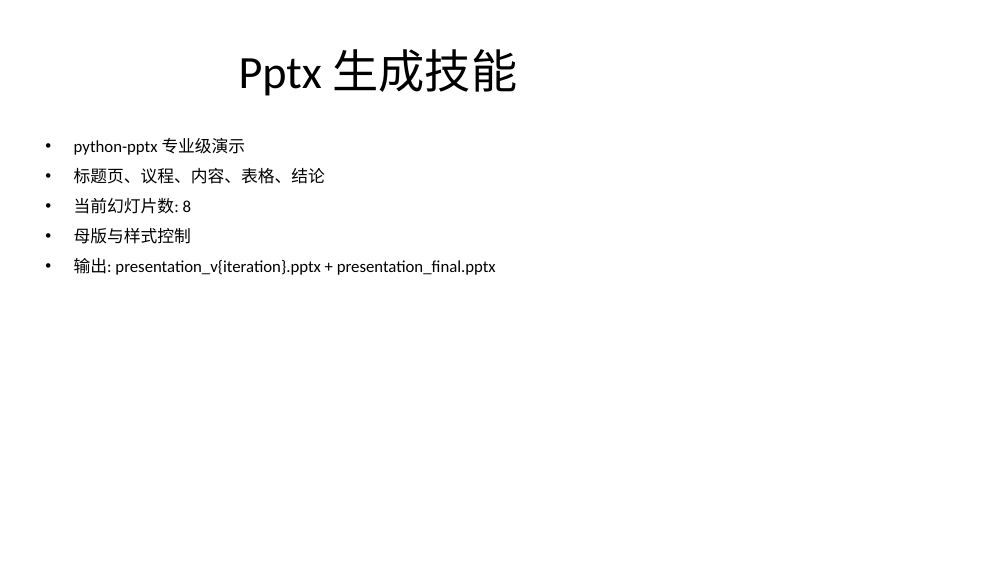
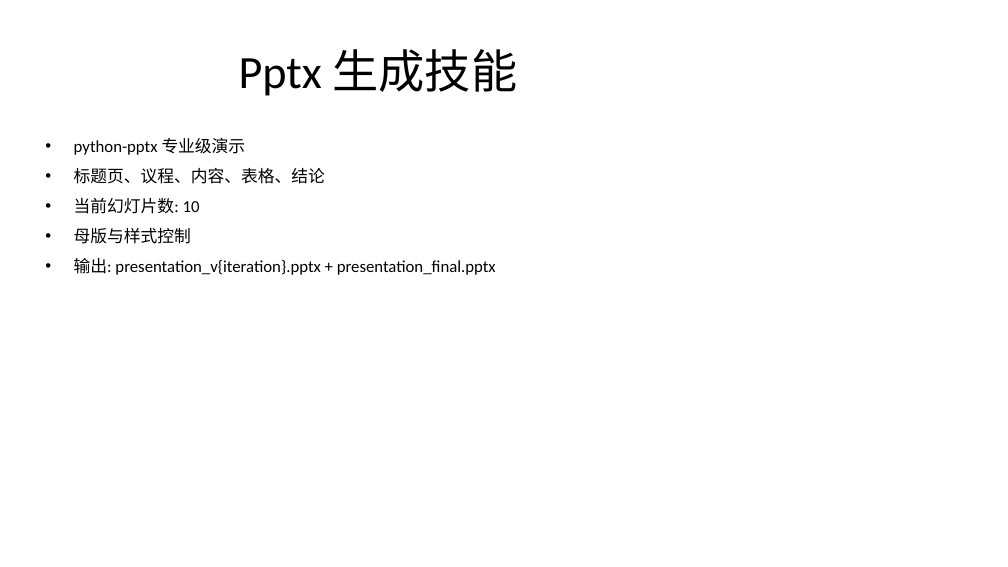
Before and after one commit to mqgg5630-cyber/test-auto-arena, a slide deck: slide 7 of local/inbox/presentation_final.pptx. Drawn at 1008x567 pixels with LibreOffice and Linux fonts; fonts in the diff are those of the drawing. Boxes give left, top, right and bottom in pixels: in the first picture for what was removed or moved away, otherwise in the second. Text is boxed around its words. In the diff, an @@ line names an element or a change of style, - is before the commit and + after.

```diff
--- a/local/inbox/presentation_final.pptx
+++ b/local/inbox/presentation_final.pptx
@@ text at bbox=[74, 198, 200, 214]: text changed @@
-• 当前幻灯片数: 8
+• 当前幻灯片数: 10
```
Also in this commit, not shown: 6 other slides changed, 1 slide added, 9 other files.
